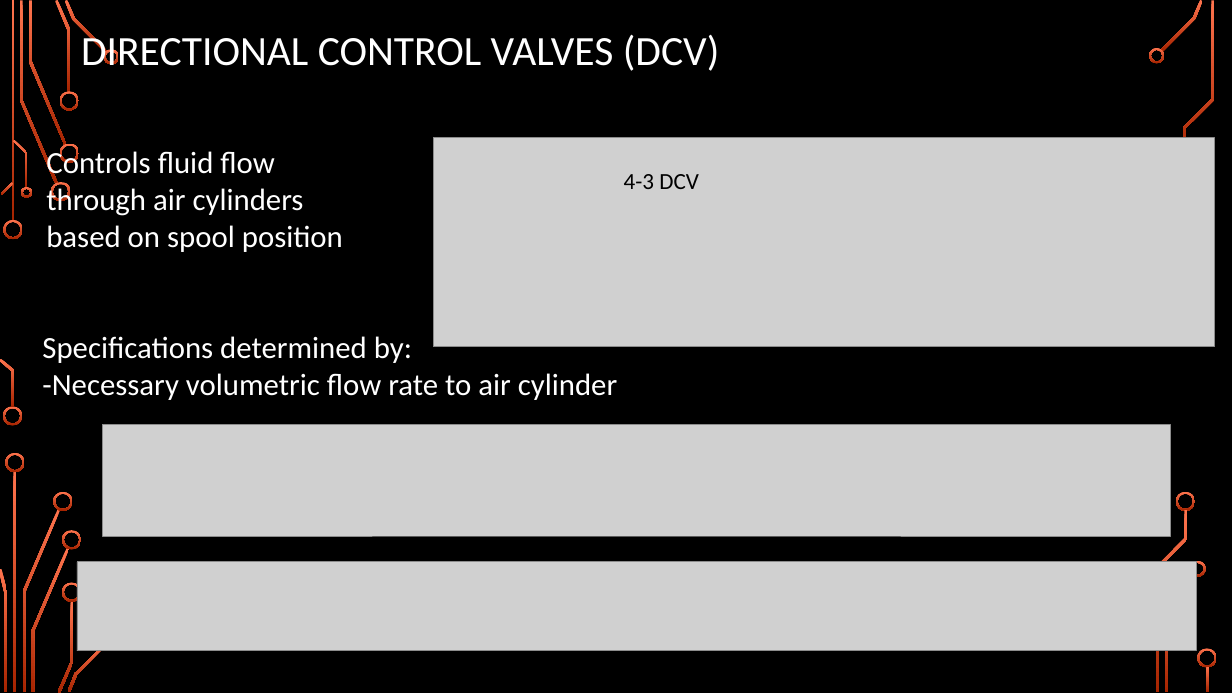
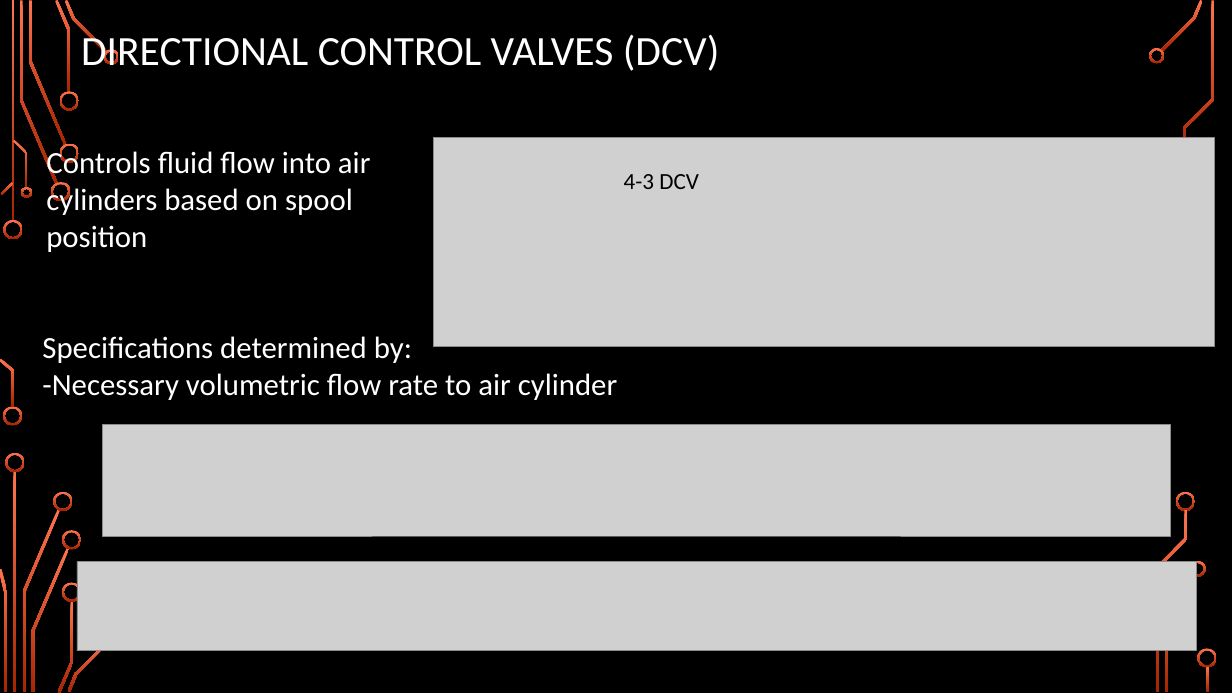
Before and after one commit to Logiant/AgileRoboticControls, a slide deck: slide 31 of Documentation/Presentation/Design Presentation/Design Presentation.pptx. Drawn at 1232x693 pixels with LibreOffice and Linux fonts; fonts in the diff are those of the drawing; grey boxes stand for pictures; background and template pictures are left out. Boxes give left, top, right and bottom in pixels: in the first picture for what was removed or moved away, otherwise in the second. Text is boxed around its words. In the diff, an @@ line names an element or a change of style, - is before the commit and + after.

```diff
--- a/Documentation/Presentation/Design Presentation/Design Presentation.pptx
+++ b/Documentation/Presentation/Design Presentation/Design Presentation.pptx
@@ text at [46, 147, 371, 252]: text changed @@
-Controls fluid flow through air cylinders based on spool position
+Controls fluid flow into air cylinders based on spool position
```
Also in this commit, not shown: 6 other slides changed.
